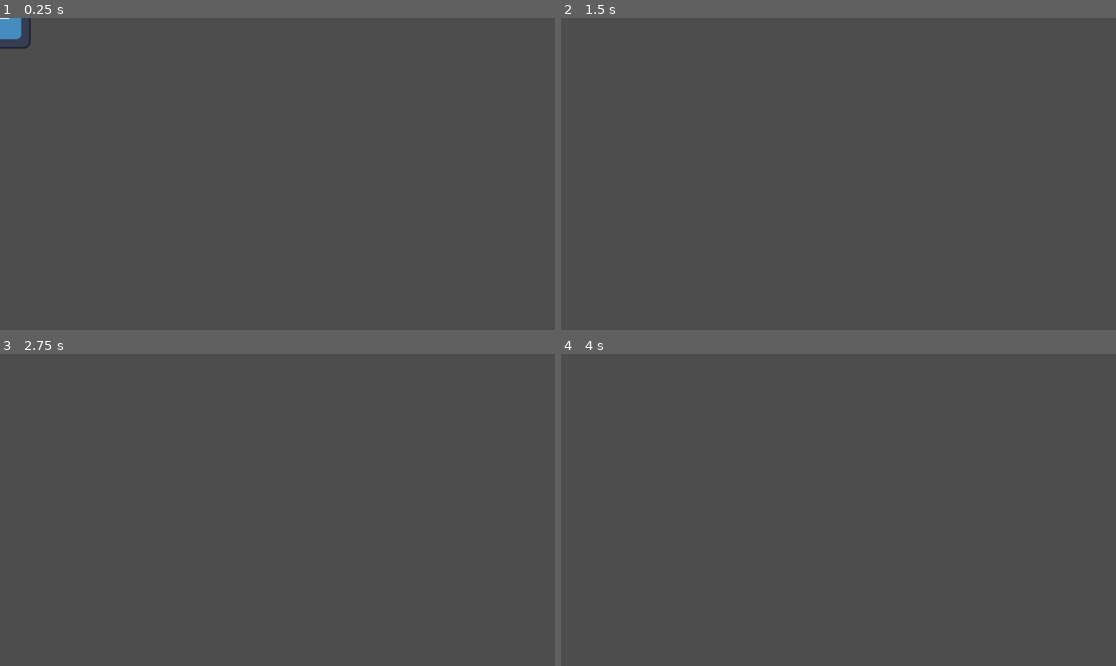
Above: before the commit, frames 1-4 (two rows, left to right).
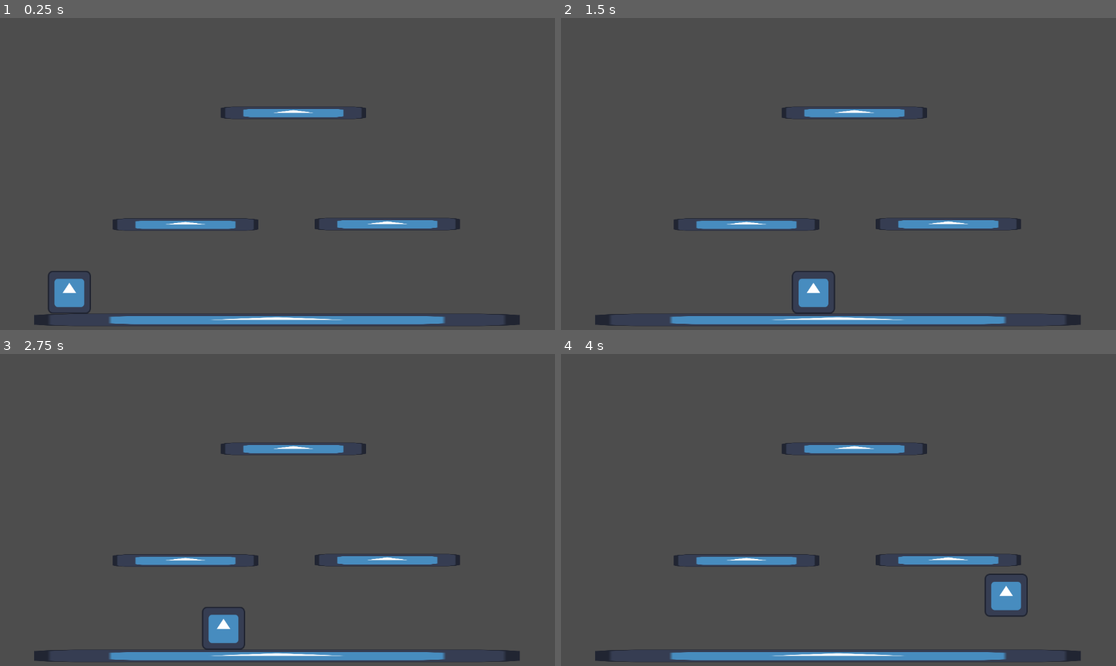
Above: after the commit, the same moments.

Repository: RealityGalaxy/Varis
Game: Godot game, scene res://scenes/level.tscn
Two runs of this game, one before a commit and one after it. Both use one fixed random seed, a clock stepped at 60 frames per second and the inputs below. The engine's default icon, where the game draws it, is replaced by a stand-in: a white triangle on a blue panel in a dark square.
Inputs:
- Up to frame 1 (0.25 s): no input
- Up to frame 2 (1.5 s): tap Enter at 0.5 s; hold Right (right) from 0.53 s (still down); tap Up (up) at 0.6, 0.77, 1.07, 1.35 s
- Up to frame 3 (2.75 s): tap Up (up) at 1.52, 1.82, 2.1 s; release Right (right) at 2.03 s; hold Left (left) from 2.03 s (still down)
- Up to frame 4 (4 s): release Left (left) at 2.78 s; hold Right (right) from 2.78 s (still down); tap Up (up) at 2.85, 3.02, 3.32, 3.6, 3.77 s

The runs differ from the first frame. In frame 1, 5.1% of the frame differs, in the area x 0-94%, y 0-99%; in frame 2, 4.8%; in frame 3, 4.8%; in frame 4, 4.8%.

Commit message:
basic movement and double jump

Diff:
--- a/Varis/scenes/level.tscn
+++ b/Varis/scenes/level.tscn
@@ -1,7 +1,26 @@
-[gd_scene load_steps=2 format=3 uid="uid://cgw6rfirr30ks"]
+[gd_scene load_steps=3 format=3 uid="uid://cgw6rfirr30ks"]
 
 [ext_resource type="PackedScene" uid="uid://cubitxapsm3h1" path="res://scenes/char.tscn" id="1_4kh5w"]
+[ext_resource type="PackedScene" uid="uid://frgnvj4jyvnk" path="res://scenes/platform.tscn" id="2_jx1ty"]
 
 [node name="Level" type="Node2D"]
 
 [node name="Char" parent="." instance=ExtResource("1_4kh5w")]
+position = Vector2(144, 521)
+scale = Vector2(0.7, 0.7)
+
+[node name="Platform" parent="." instance=ExtResource("2_jx1ty")]
+position = Vector2(575, 627)
+scale = Vector2(7.88, 0.2)
+
+[node name="Platform2" parent="." instance=ExtResource("2_jx1ty")]
+position = Vector2(385, 429)
+scale = Vector2(2.36, 0.2)
+
+[node name="Platform3" parent="." instance=ExtResource("2_jx1ty")]
+position = Vector2(804, 428)
+scale = Vector2(2.36, 0.2)
+
+[node name="Platform4" parent="." instance=ExtResource("2_jx1ty")]
+position = Vector2(609, 197)
+scale = Vector2(2.36, 0.2)
--- /dev/null
+++ b/Varis/scenes/platform.tscn
@@ -0,0 +1,14 @@
+[gd_scene load_steps=3 format=3 uid="uid://frgnvj4jyvnk"]
+
+[ext_resource type="Texture2D" uid="uid://c380wvdmmtcf2" path="res://icon.svg" id="1_hdt75"]
+
+[sub_resource type="RectangleShape2D" id="RectangleShape2D_qw1d1"]
+size = Vector2(130, 126)
+
+[node name="Platform" type="StaticBody2D"]
+
+[node name="Sprite2D" type="Sprite2D" parent="."]
+texture = ExtResource("1_hdt75")
+
+[node name="CollisionShape2D" type="CollisionShape2D" parent="."]
+shape = SubResource("RectangleShape2D_qw1d1")
--- a/Varis/scripts/Character.gd
+++ b/Varis/scripts/Character.gd
@@ -1,9 +1,41 @@
 extends CharacterBody2D
 
-var speed = 400
+var speed: int = 400
+var jump_speed: int = -1000
+var double_jump_speed: int = -700
+var jumps_left: int = 2
+var gravity = 2000
+var vel: Vector2 = Vector2.ZERO
+var accel: Vector2 = Vector2.ZERO
+
+func get_input():
+	vel.x = 0
+	if Input.is_action_pressed("right"):
+		vel.x += speed
+	if Input.is_action_pressed("left"):
+		vel.x -= speed
 
 func _physics_process(delta):
-	var direction = Input.get_vector("left", "right", "up", "down")
-	velocity = direction * speed
+	get_input()
 
+	if is_on_floor() or is_on_ceiling():
+		jumps_left = 2 if is_on_floor() else 0
+		vel.y = 0
+
+	vel.y += gravity * delta
+
+	if Input.is_action_just_pressed("up"):
+		if is_on_floor():
+			jumps_left-=1
+			vel.y = jump_speed
+		elif jumps_left > 0:
+			jumps_left-=1
+			if vel.y < double_jump_speed:
+				vel.y -= abs(double_jump_speed) / (abs(vel.y)+1000) * abs(double_jump_speed)
+			elif vel.y < 0:
+				vel.y += double_jump_speed
+			else:
+				vel.y = double_jump_speed
+
+	velocity = vel
 	move_and_slide()
